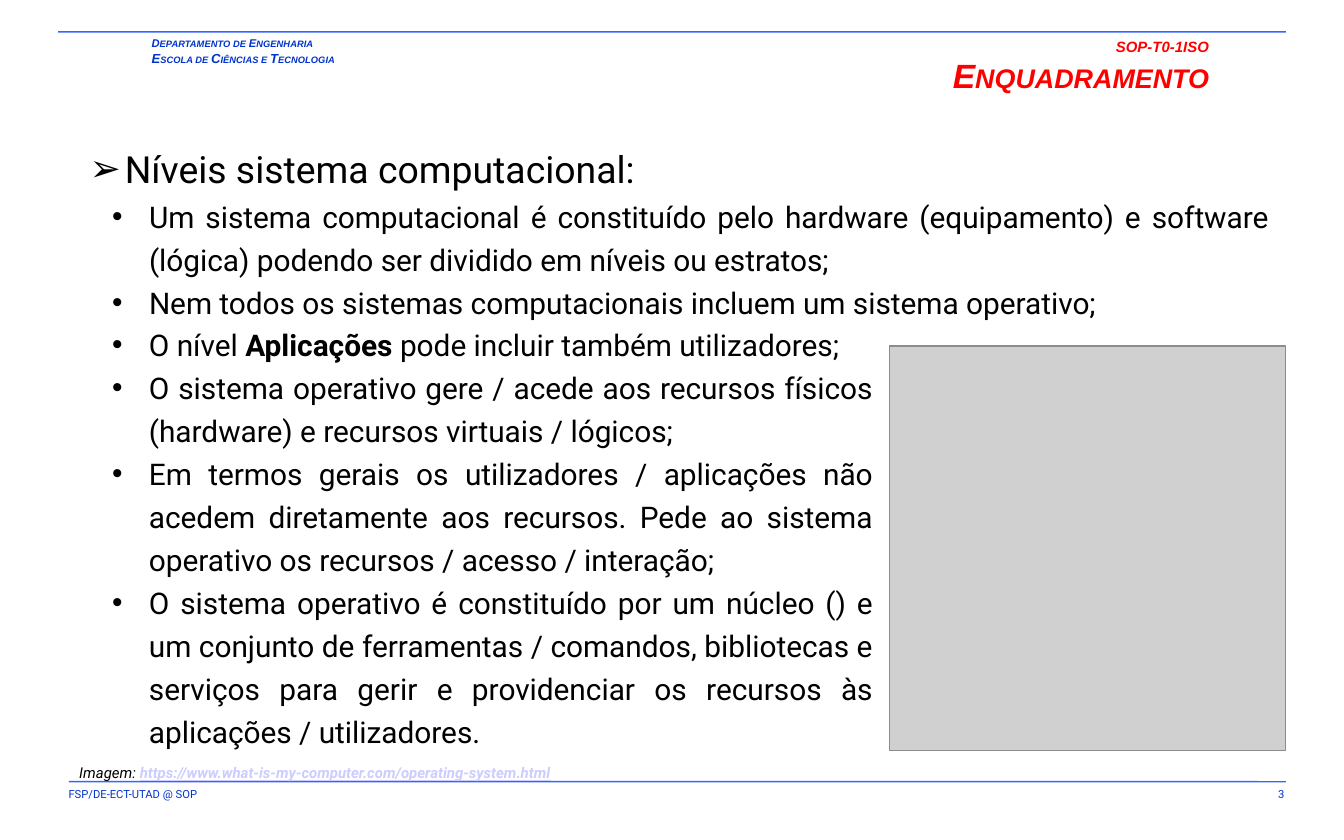
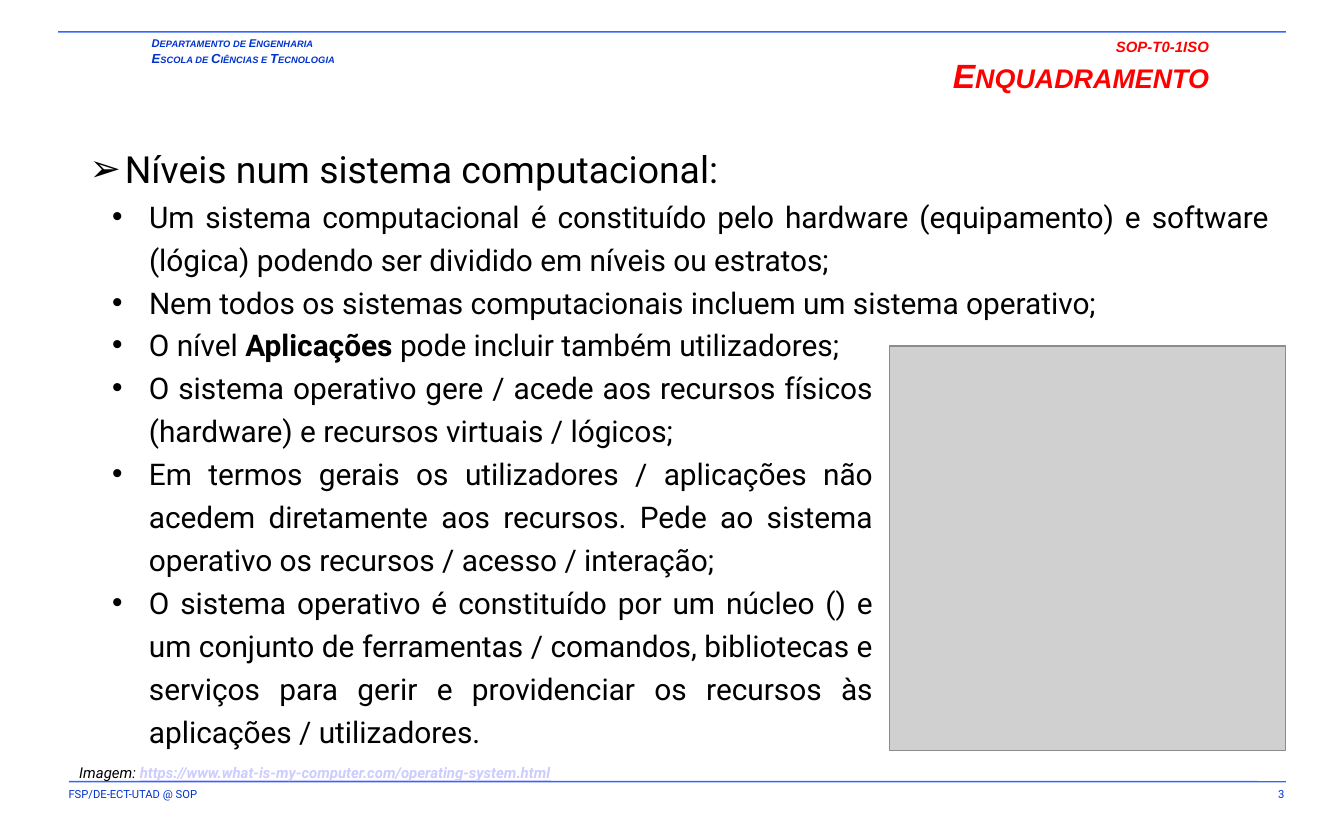
Before and after one commit to fsp864/UTAD-SOP, a slide deck: slide 3 of aulas/t/SOP-T0-2ISO.pptx. Drawn at 1344x840 pixels with LibreOffice and Linux fonts; fonts in the diff are those of the drawing; grey boxes stand for pictures; background and template pictures are left out. Boxes give left, top, right and bottom in pixels: in the first picture for what was removed or moved away, otherwise in the second. Text is boxed around its words. In the diff, an @@ line names an element or a change of style, - is before the commit and + after.

```diff
--- a/aulas/t/SOP-T0-2ISO.pptx
+++ b/aulas/t/SOP-T0-2ISO.pptx
@@ text at (125,155,718,191): text changed @@
-➢ Níveis sistema computacional:
+➢ Níveis num sistema computacional:
```
Also in this commit, not shown: 1 other file.
